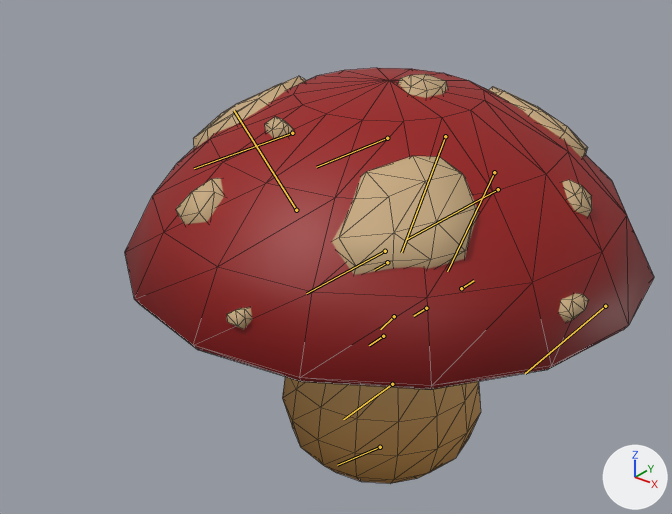
Before and after pictures for a commit that changed the glTF model BaseFramework 3D/Asset/Models/Enemy/Mushroom/MushroomAngry/MushroomAngry.gltf.
Before and after are seen from a camera (50 mm lens) standing at (1.083, -1.528, 1.427) and looking at (-0.054, -0.107, 0.546). Every picture has the same lights, and +X, +Y and +Z are marked at lower right. The first picture is the older version. The bones that change, and the others that lie on the model, are drawn over the model as lines. Mesh edges are drawn as thin lines.

In view in the first picture: 'mushroom'.
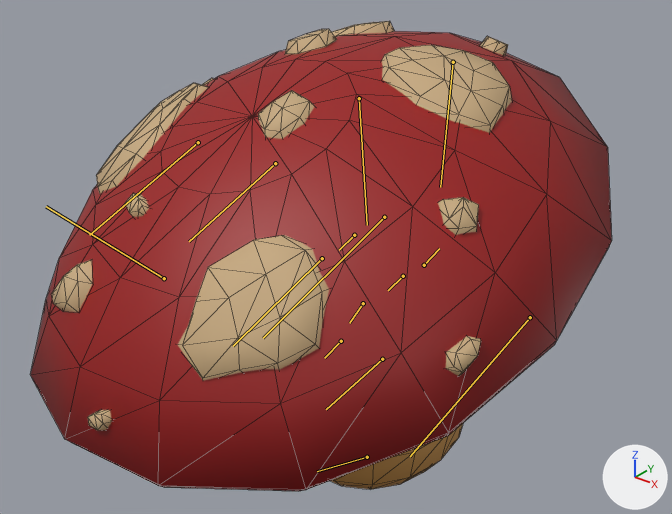
The newer file adds an action. The first version stands in its rest pose; the second is drawn at frame 18 of the action 'Walk'.

Boxes [x1, y1, x2, y2] around the edits, measured in the pictures (672 x 514 px):
'mushroom', posed (10% wider, 13% taller): before [125, 68, 654, 484]; after [30, 21, 612, 491]
bone 'mushroom_root', root to tip: before (380, 447) to (337, 465); after (367, 457) to (317, 471)
bone 'mushroom_spine01', root to tip: before (392, 384) to (343, 419); after (382, 359) to (326, 409)
bone 'mushroom_spine02', root to tip: before (394, 316) to (380, 329); after (363, 303) to (349, 323)
bone 'mushroom_mouthAngry', root to tip: before (383, 336) to (369, 345); after (403, 276) to (388, 290)
bone 'mushroom_mouthSmile', root to tip: before (426, 308) to (413, 316); after (341, 341) to (324, 358)
bone 'mushroom_skirt01', root to tip: before (445, 136) to (401, 252); after (359, 98) to (367, 225)
bone 'mushroom_skirt03', root to tip: before (296, 210) to (234, 110); after (164, 278) to (46, 206)
bone 'mushroom_skirt05', root to tip: before (292, 133) to (194, 168); after (198, 142) to (89, 235)
bone 'mushroom_skirt07', root to tip: before (498, 189) to (407, 239); after (384, 217) to (263, 338)

The edits, one by one:
Bone 'mushroom_root' (bone_mushroom_root) moves from (0.0, 0.0, 0.0) to (-0.013, 0.049, 0.0).
Bone 'mushroom_root' (bone_mushroom_root) turns from (0, 0, 0) to (-7, -2, 0) degrees about its own x, y and z.
Bone 'mushroom_spine01' (bone_mushroom_spine01) moves from (0.0, 0.0, 0.0) to (0.098, -0.001, 0.0).
Bone 'mushroom_spine01' (bone_mushroom_spine01) turns from (0, 0, 0) to (0, 0, 17) degrees about its own x, y and z.
Bone 'mushroom_spine02' (bone_mushroom_spine02) moves from (0.0, 0.0, 0.0) to (-0.001, 0.01, 0.0).
Bone 'mushroom_spine02' (bone_mushroom_spine02) turns from (0, 0, 0) to (0, 0, 8) degrees about its own x, y and z.
Bone 'mushroom_mouthAngry' (bone_mushroom_mouthangry) moves from (0.0, 0.0, 0.0) to (0.0, -0.166, 0.0).
Bone 'mushroom_mouthAngry' (bone_mushroom_mouthangry) turns from (0, 0, 0) to (0, 0, -5) degrees about its own x, y and z.
Bone 'mushroom_mouthSmile' (bone_mushroom_mouthsmile) moves from (0.0, 0.0, 0.0) to (0.0, 0.224, 0.0).
Bone 'mushroom_skirt01' (bone_mushroom_skirt01) moves from (0.0, 0.0, 0.0) to (-0.009, -0.034, 0.0).
Bone 'mushroom_skirt01' (bone_mushroom_skirt01) turns from (0, 0, 0) to (0, 0, -13) degrees about its own x, y and z.
Bone 'mushroom_skirt03' (bone_mushroom_skirt03) moves from (0.0, 0.0, 0.0) to (-0.013, 0.049, 0.0).
Bone 'mushroom_skirt03' (bone_mushroom_skirt03) turns from (0, 0, 0) to (0, 0, 13) degrees about its own x, y and z.
Bone 'mushroom_skirt05' (bone_mushroom_skirt05) moves from (0.0, 0.0, 0.0) to (-0.004, 0.0, 0.016).
Bone 'mushroom_skirt05' (bone_mushroom_skirt05) turns from (0, 0, 0) to (0, -13, 0) degrees about its own x, y and z.
Bone 'mushroom_skirt07' (bone_mushroom_skirt07) moves from (0.0, 0.0, 0.0) to (-0.004, 0.0, -0.015).
Bone 'mushroom_skirt07' (bone_mushroom_skirt07) turns from (0, 0, 0) to (0, 13, 0) degrees about its own x, y and z.
